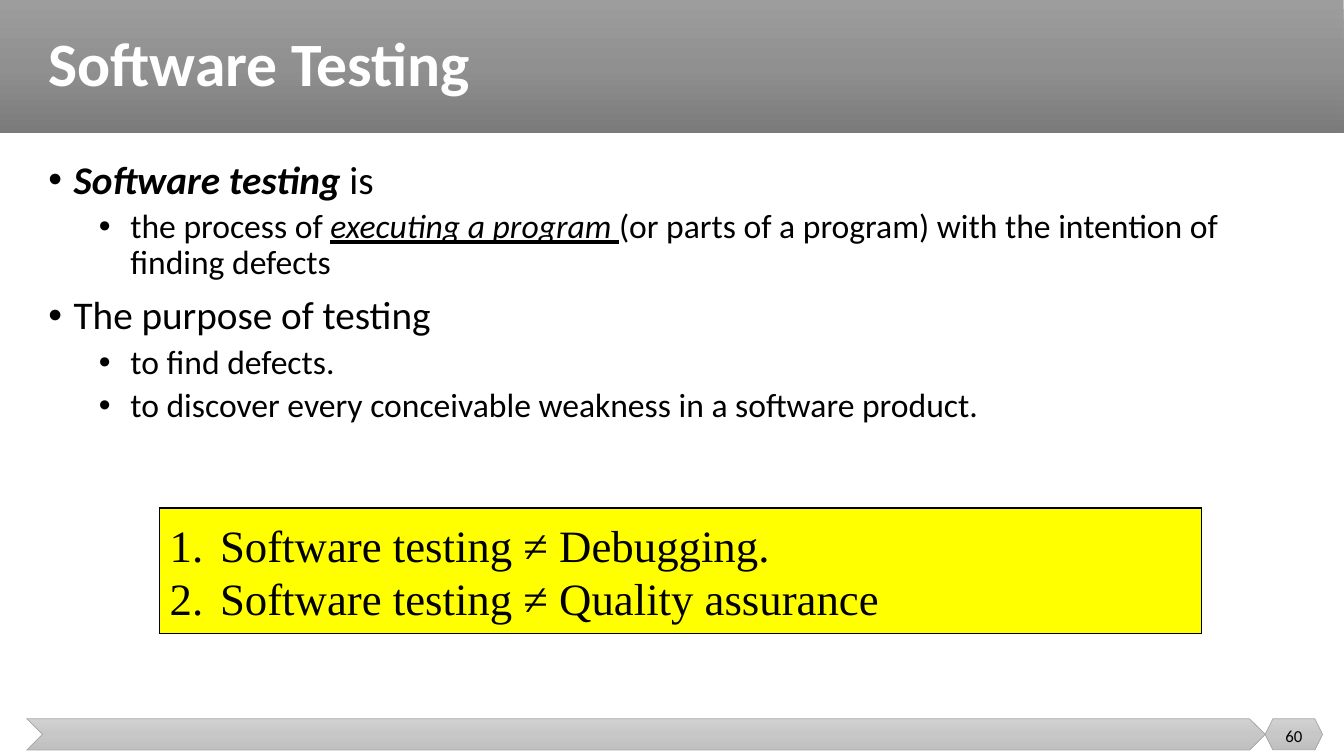
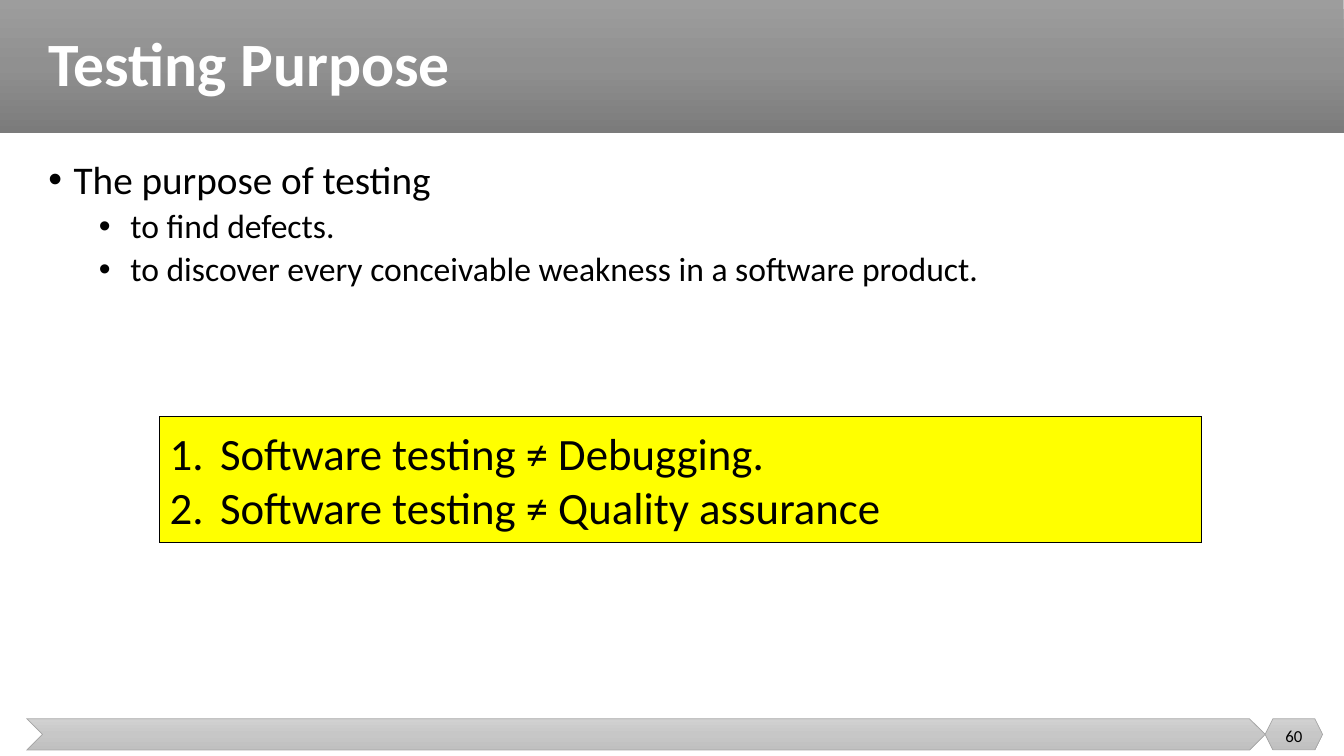
Before and after one commit to malenezi/malenezi, a slide deck: slide 60 of SE401/Lectures/1-Introduction/Introduction.pptx. Drawn at 1344x756 pixels with LibreOffice and Linux fonts; fonts in the diff are those of the drawing. Boxes give left, top, right and bottom in pixels: in the first picture for what was removed or moved away, otherwise in the second. Text is boxed around its words. In the diff, an @@ line names an element or a change of style, - is before the commit and + after.

Commit message:
update

```diff
--- a/SE401/Lectures/1-Introduction/Introduction.pptx
+++ b/SE401/Lectures/1-Introduction/Introduction.pptx
@@ title at bbox=[48, 43, 450, 96]: text changed @@
-Software Testing
+Testing Purpose
@@ text at bbox=[74, 166, 1218, 280]: paragraphs removed @@
-• Software testing is
-  • the process of executing a program (or parts of a program) with the intention of finding defects
@@ rectangle "Software testing ≠ Debugging.": place and size @@
-rectangle "Software testing ≠ Debugging." at bbox=[159, 508, 1201, 634]
+rectangle "Software testing ≠ Debugging." at bbox=[159, 416, 1201, 542]
@@ rectangle "Software testing ≠ Debugging." at bbox=[159, 416, 1201, 542]: font Times New Roman to Calibri @@
```
Also in this commit, not shown: 4 other slides changed.
